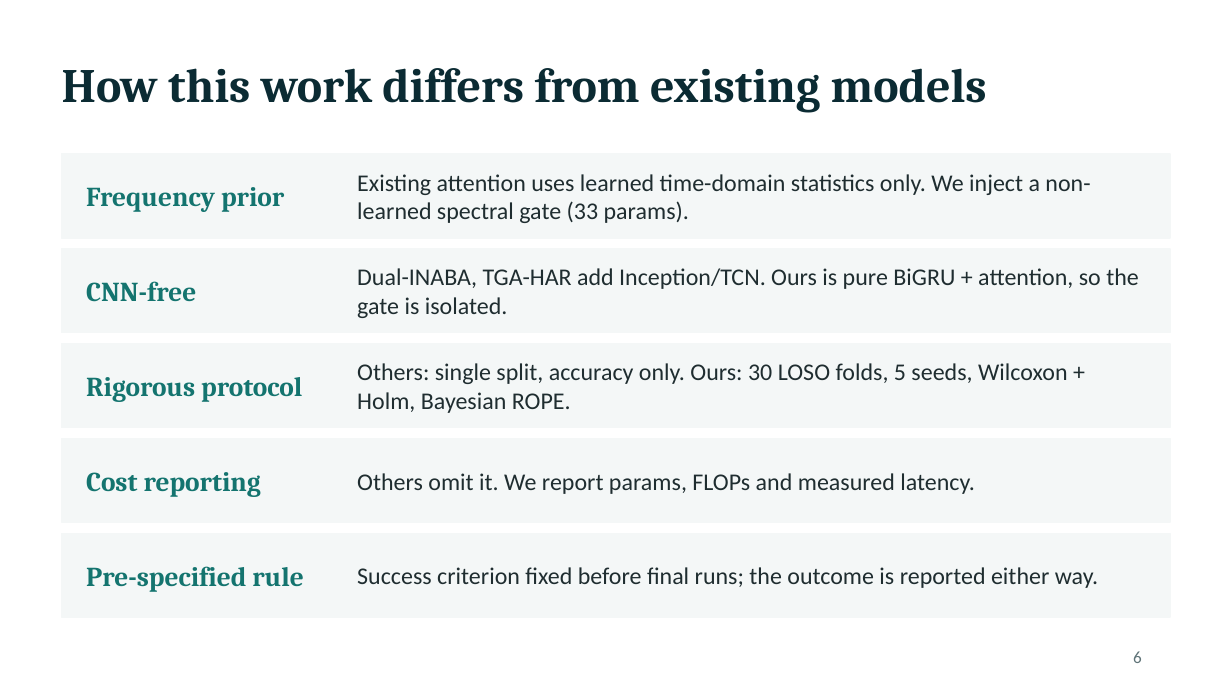
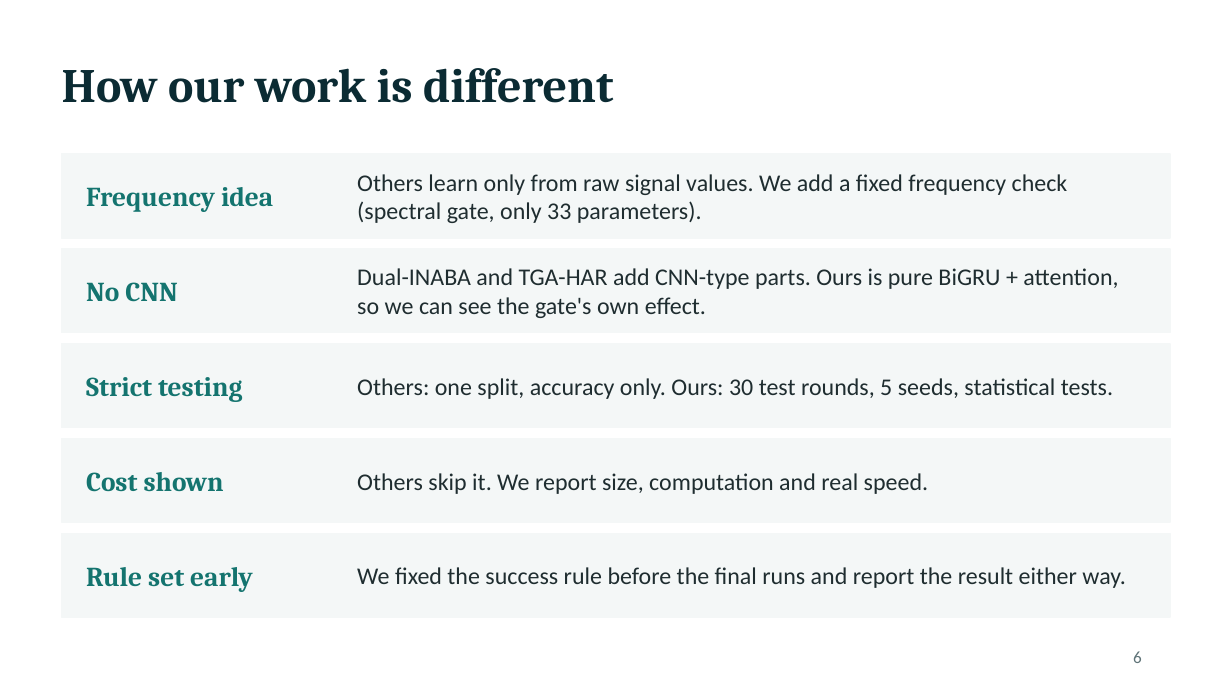
Before and after one commit to himanshmunjal/Dual-attention-HAR, a slide deck: slide 6 of presentation/HAR_Review_Presentation.pptx. Drawn at 1232x693 pixels with LibreOffice and Linux fonts; fonts in the diff are those of the drawing. Boxes give left, top, right and bottom in pixels: in the first picture for what was removed or moved away, otherwise in the second. Text is boxed around its words. In the diff, an @@ line names an element or a change of style, - is before the commit and + after.

```diff
--- a/presentation/HAR_Review_Presentation.pptx
+++ b/presentation/HAR_Review_Presentation.pptx
@@ title at bbox=[62, 68, 613, 103]: text changed @@
-How this work differs from existing models
+How our work is different
@@ text at bbox=[357, 174, 1068, 223]: text changed @@
-Existing attention uses learned time-domain statistics only. We inject a non-learned spectral gate (33 params).
+Others learn only from raw signal values. We add a fixed frequency check (spectral gate, only 33 parameters).
@@ text at bbox=[86, 187, 273, 212]: text changed @@
-Frequency prior
+Frequency idea
@@ text at bbox=[357, 268, 1118, 318]: text changed @@
-Dual-INABA, TGA-HAR add Inception/TCN. Ours is pure BiGRU + attention, so the gate is isolated.
+Dual-INABA and TGA-HAR add CNN-type parts. Ours is pure BiGRU + attention, so we can see the gate's own effect.
@@ text at bbox=[86, 282, 177, 302]: text changed @@
-CNN-free
+No CNN
@@ text at bbox=[86, 377, 242, 402]: text changed @@
-Rigorous protocol
+Strict testing
@@ text at bbox=[357, 378, 1113, 399]: text changed @@
-Others: single split, accuracy only. Ours: 30 LOSO folds, 5 seeds, Wilcoxon + Holm, Bayesian ROPE.
+Others: one split, accuracy only. Ours: 30 test rounds, 5 seeds, statistical tests.
@@ text at bbox=[86, 472, 224, 492]: text changed @@
-Cost reporting
+Cost shown
@@ text at bbox=[357, 473, 928, 494]: text changed @@
-Others omit it. We report params, FLOPs and measured latency.
+Others skip it. We report size, computation and real speed.
@@ text at bbox=[86, 567, 253, 592]: text changed @@
-Pre-specified rule
+Rule set early
@@ text at bbox=[357, 567, 1125, 588]: text changed @@
-Success criterion fixed before final runs; the outcome is reported either way.
+We fixed the success rule before the final runs and report the result either way.
```
Also in this commit, not shown: 21 other slides changed, 17 other files.
